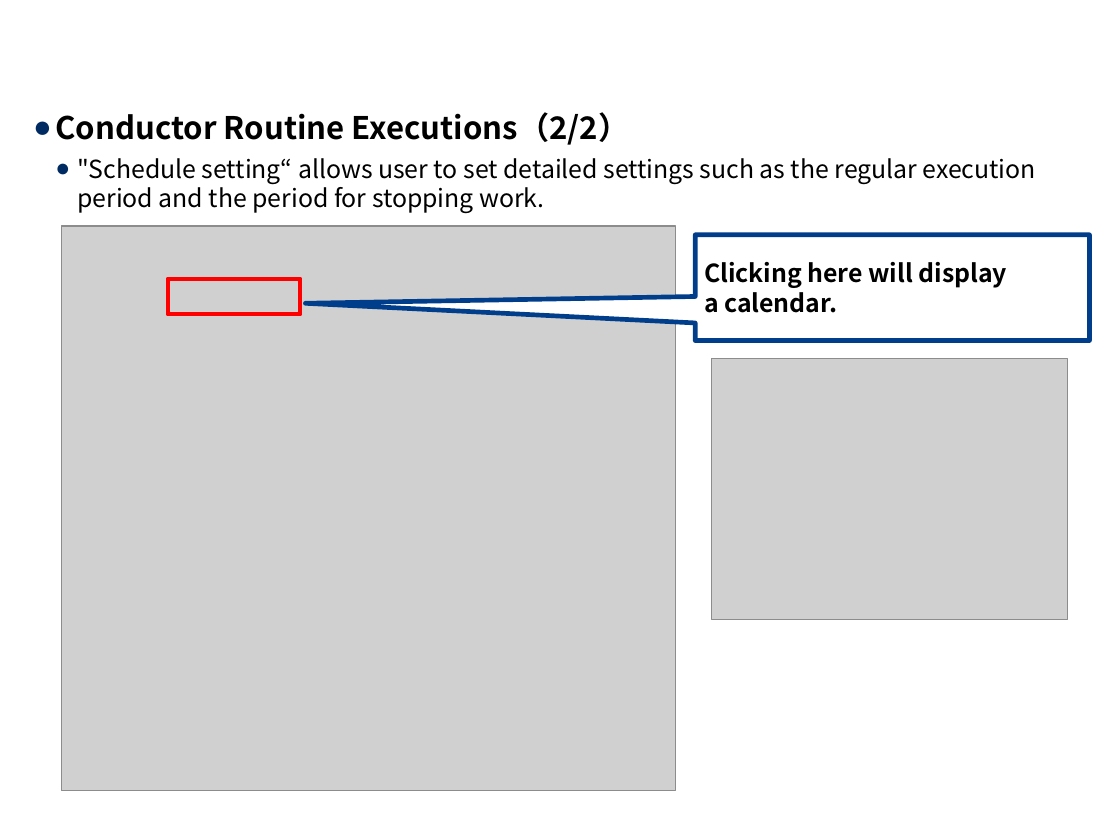
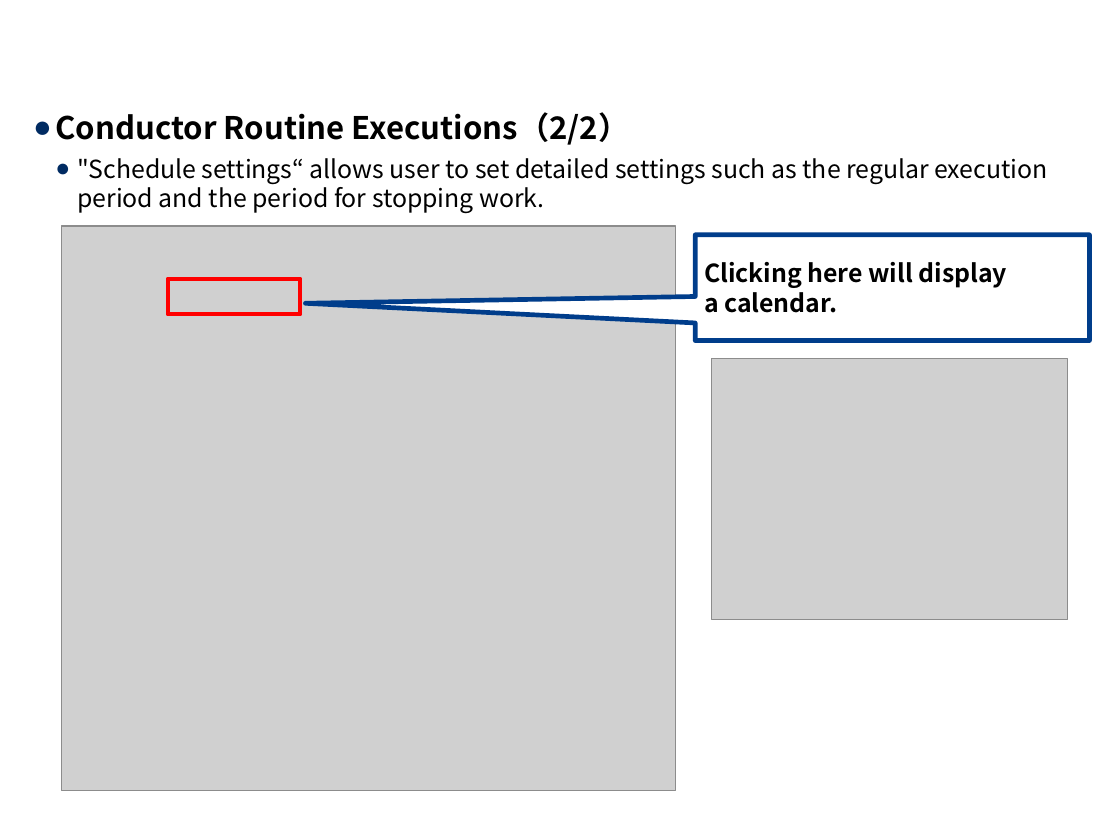
Before and after one commit to exastro-suite/it-automation-docs, a slide deck: slide 18 of asset/Learn/ITA-Conductor.pptx (slide 17 before the commit). Drawn at 1120x840 pixels with LibreOffice and Linux fonts; fonts in the diff are those of the drawing; grey boxes stand for pictures; background and template pictures are left out. Boxes give left, top, right and bottom in pixels: in the first picture for what was removed or moved away, otherwise in the second. Text is boxed around its words. In the diff, an @@ line names an element or a change of style, - is before the commit and + after.

```diff
--- a/asset/Learn/ITA-Conductor.pptx
+++ b/asset/Learn/ITA-Conductor.pptx
@@ text at [77,158,1047,214]: text changed @@
-  ● "Schedule setting“ allows user to set detailed settings such as the regular execution period and the period for stopping work.
+  ● "Schedule settings“ allows user to set detailed settings such as the regular execution period and the period for stopping work.
```
Also in this commit, not shown: 13 other slides changed, 1 slide added, 5 other files.
